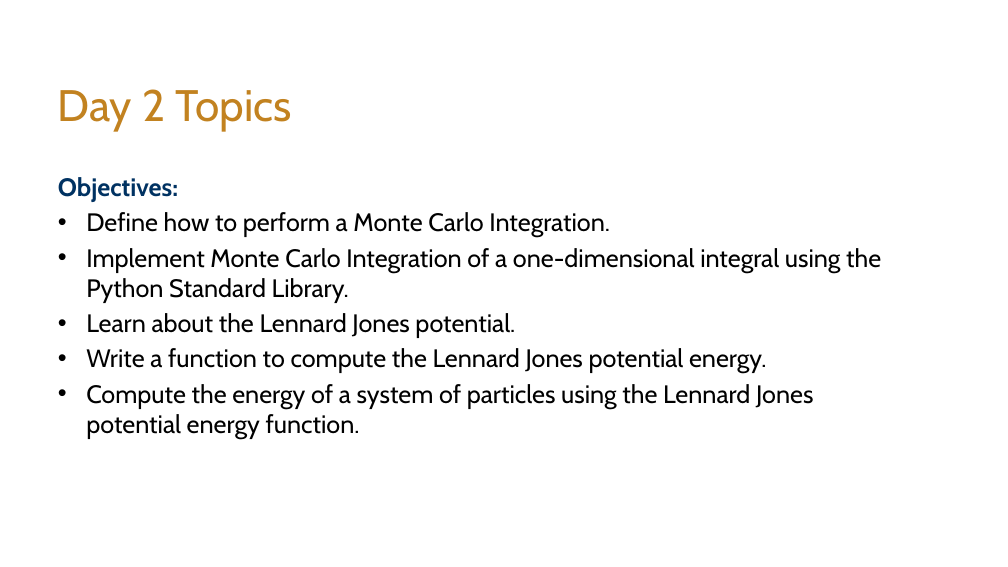
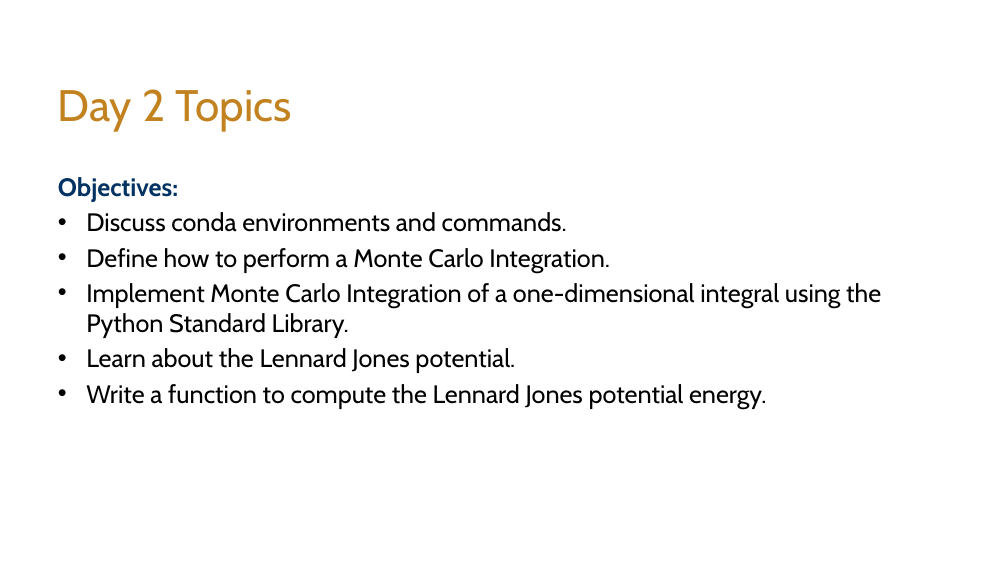
Before and after one commit to msse-chem-280-2024/msse-chem-280-2024.github.io, a slide deck: slide 2 of _files/day-2-topics.pptx. Drawn at 1008x567 pixels with LibreOffice and Linux fonts; fonts in the diff are those of the drawing; background and template pictures are left out. Boxes give left, top, right and bottom in pixels: in the first picture for what was removed or moved away, otherwise in the second. Text is boxed around its words. In the diff, an @@ line names an element or a change of style, - is before the commit and + after.

```diff
--- a/_files/day-2-topics.pptx
+++ b/_files/day-2-topics.pptx
@@ text at (86, 212, 567, 232): paragraph added @@
+• Discuss conda environments and commands.
@@ text at (86, 384, 813, 439): paragraph removed @@
-• Compute the energy of a system of particles using the Lennard Jones potential energy function.
```
Also in this commit, not shown: 6 other files.
